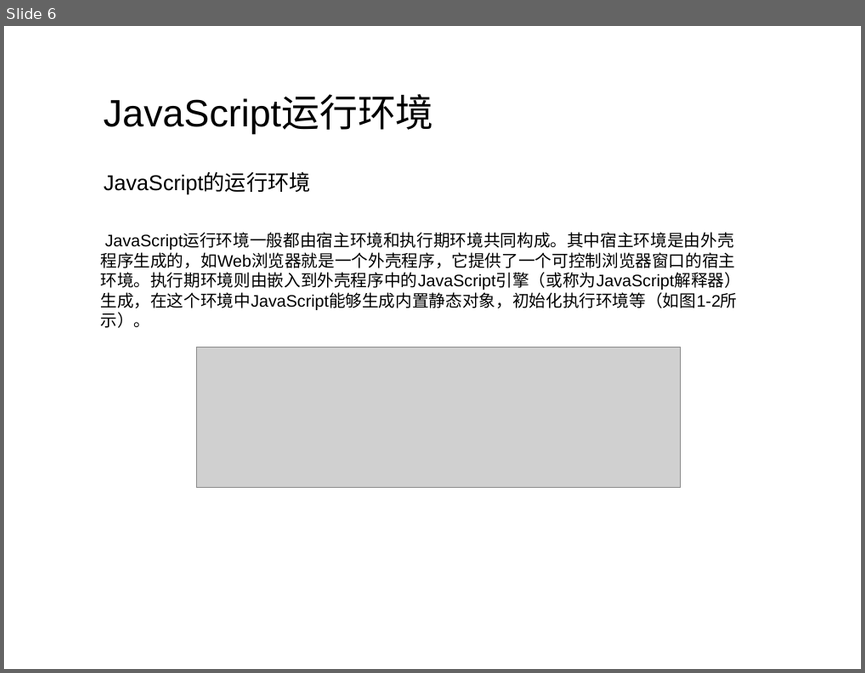
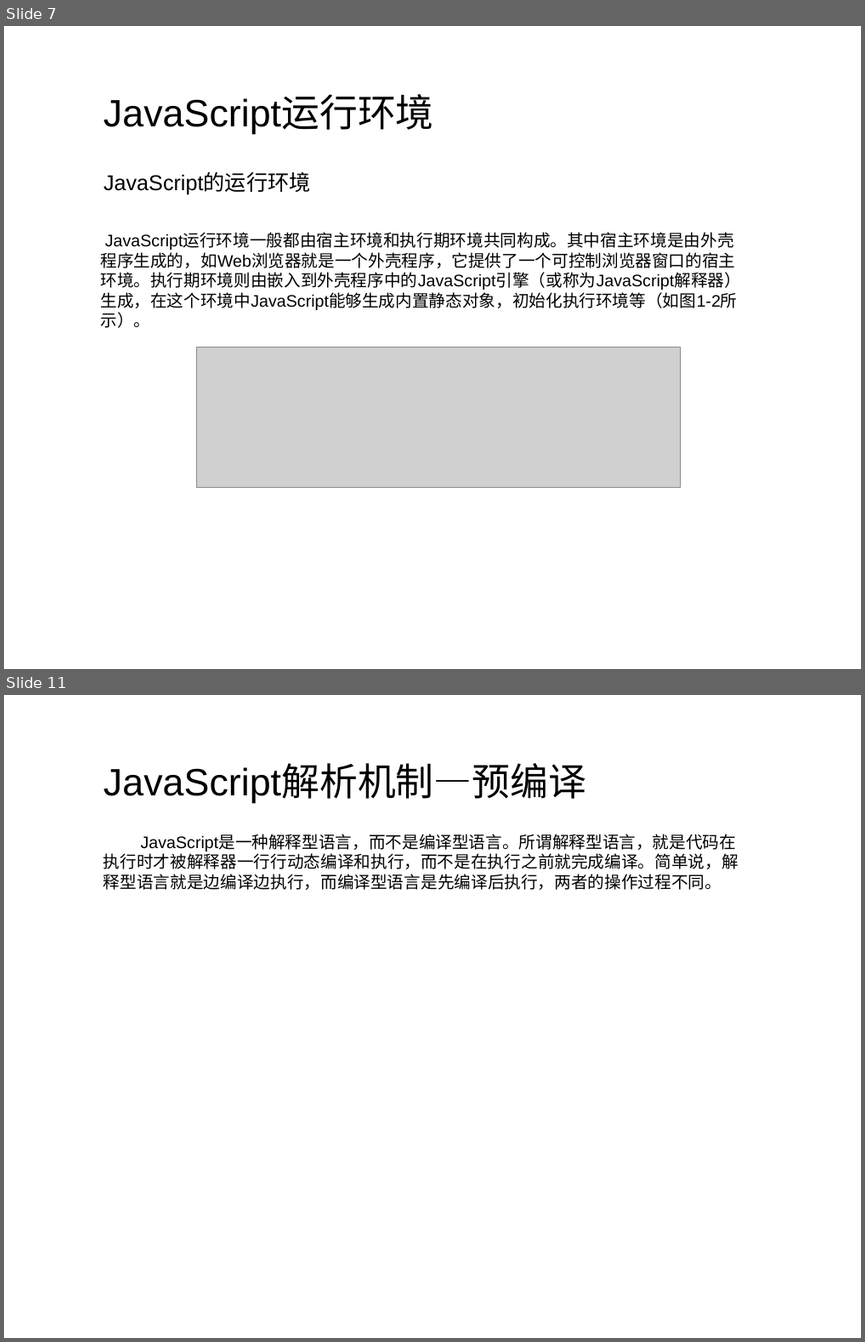
Before and after one commit to sysumiac/homework2014, a slide deck: Lecture4-JavaScript进阶之运行机制解析/ppt4002.pptx. Shown one above the other, each under a label of ours: slide 6 before the commit, slides 7 and 11 after it; the slides between them are not shown. The pictures are 865x673 and 865x1342 pixels, drawn with LibreOffice and Linux fonts; fonts in the diff are those of the drawing; grey boxes stand for pictures; background and template pictures are left out. Boxes give left, top, right and bottom in pixels: in the first picture for what was removed or moved away, otherwise in the second. Text is boxed around its words. In the diff, an @@ line names an element or a change of style, - is before the commit and + after.

```diff
--- a/Lecture4-JavaScript进阶之运行机制解析/ppt4002.pptx
+++ b/Lecture4-JavaScript进阶之运行机制解析/ppt4002.pptx
@@ slide 11 added at [4,695,861,1338], background picture (left out) @@
@@ text added at [103,766,586,803], 32 pt, text #000000 @@
+JavaScript解析机制—预编译
@@ text added at [103,835,738,890], 14 pt, text #000000 @@
+JavaScript是一种解释型语言，而不是编译型语言。所谓解释型语言，就是代码在执行时才被解释器一行行动态编译和执行，而不是在执行之前就完成编译。简单说，解释型语言就是边编译边执行，而编译型语言是先编译后执行，两者的操作过程不同。
@@ what was slide 6 is now slide 7 @@
```
Also in this commit, not shown: 3 slides changed, 4 other slides added, 1 other file.
